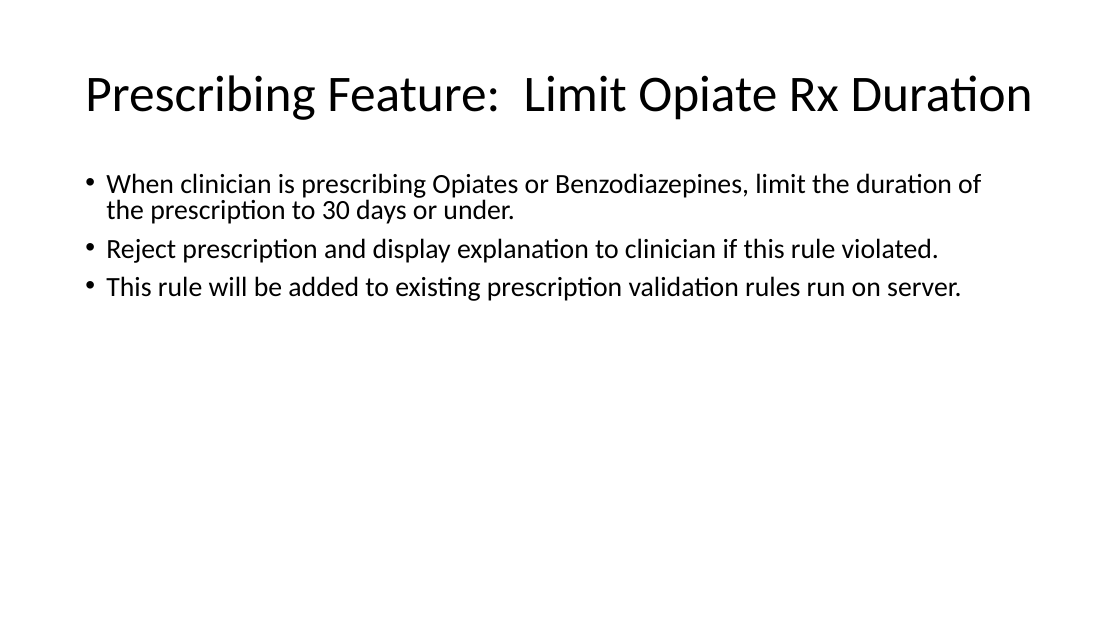
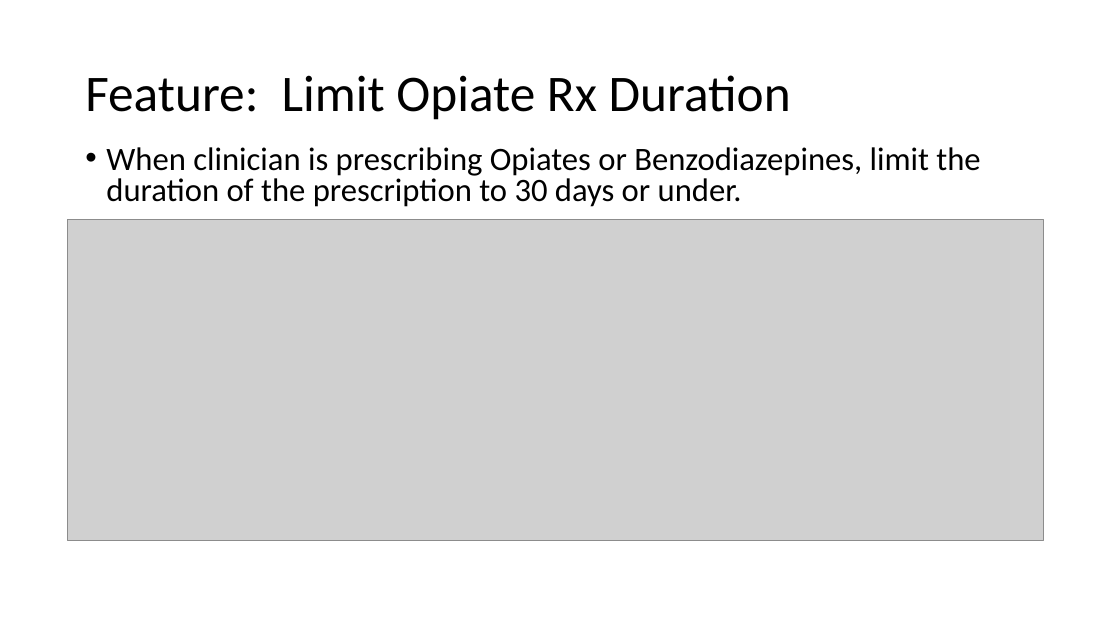
Before and after one commit to weaverj/testpyramidexample, a slide deck: slide 7 of Test Pyramid Presentation.pptx (slide 8 before the commit). Drawn at 1120x630 pixels with LibreOffice and Linux fonts; fonts in the diff are those of the drawing; grey boxes stand for pictures; background and template pictures are left out. Boxes give left, top, right and bottom in pixels: in the first picture for what was removed or moved away, otherwise in the second. Text is boxed around its words. In the diff, an @@ line names an element or a change of style, - is before the commit and + after.

```diff
--- a/Test Pyramid Presentation.pptx
+++ b/Test Pyramid Presentation.pptx
@@ title at box(85, 75, 791, 120): text changed @@
-Prescribing Feature: Limit Opiate Rx Duration
+Feature: Limit Opiate Rx Duration
@@ text "When clinician is prescribing Opiates ...": place and size @@
-text "When clinician is prescribing Opiates ..." at box(106, 173, 981, 301)
+text "When clinician is prescribing Opiates ..." at box(106, 147, 980, 207)
@@ text "When clinician is prescribing Opiates ..." at box(106, 147, 980, 207): size 23.8 to 28 pt @@
@@ picture added at box(67, 219, 1044, 541) @@
@@ text at box(106, 238, 962, 301): paragraphs removed @@
-• Reject prescription and display explanation to clinician if this rule violated.
-• This rule will be added to existing prescription validation rules run on server.
```
Also in this commit, not shown: 4 other slides changed, 2 slides added, 4 slides removed.
